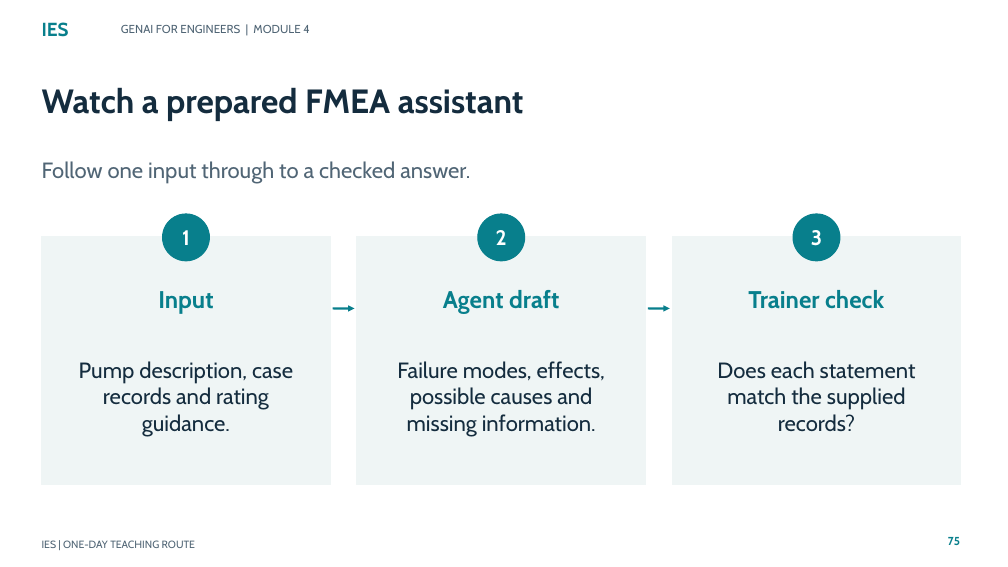
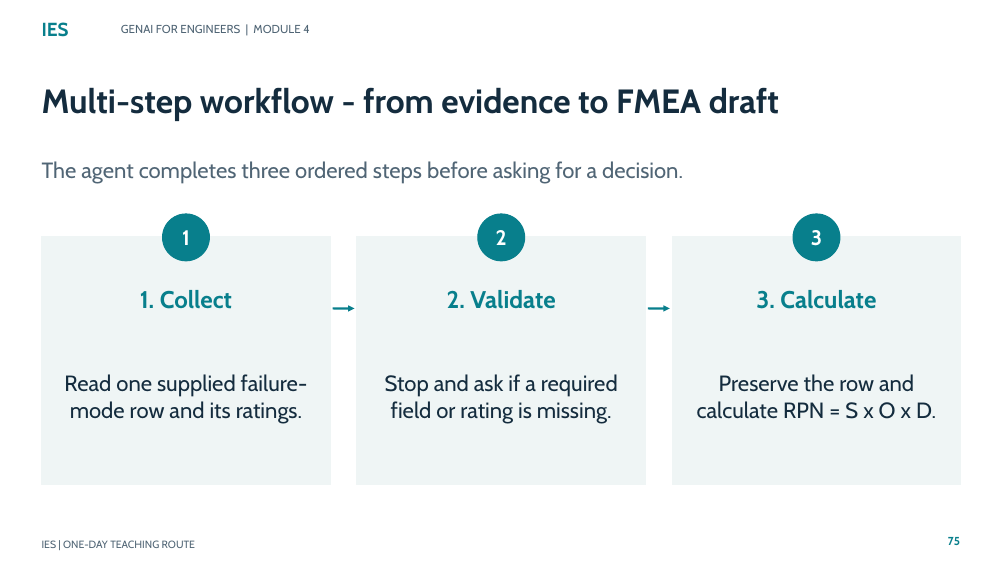
Before and after one commit to tertiarycourses/IES-GenAI-for-Engineers, a slide deck: slide 75 of courseware/Slides/IES-GenAI-for-Engineers.pptx. Drawn at 1008x567 pixels with LibreOffice and Linux fonts; fonts in the diff are those of the drawing. Boxes give left, top, right and bottom in pixels: in the first picture for what was removed or moved away, otherwise in the second. Text is boxed around its words. In the diff, an @@ line names an element or a change of style, - is before the commit and + after.

Commit message:
feat: add LO4 multi-step Copilot Agent workflow

```diff
--- a/courseware/Slides/IES-GenAI-for-Engineers.pptx
+++ b/courseware/Slides/IES-GenAI-for-Engineers.pptx
@@ text at (42, 87, 779, 121): text changed @@
-Watch a prepared FMEA assistant
+Multi-step workflow - from evidence to FMEA draft
@@ text at (42, 161, 683, 184): text changed @@
-Follow one input through to a checked answer.
+The agent completes three ordered steps before asking for a decision.
@@ text at (140, 290, 232, 309): text changed @@
-Input
+1. Collect
@@ text at (447, 290, 555, 309): text changed @@
-Agent draft
+2. Validate
@@ text at (756, 290, 876, 309): text changed @@
-Trainer check
+3. Calculate
@@ text at (64, 374, 308, 424): text changed @@
-Pump description, case records and rating guidance.
+Read one supplied failure-mode row and its ratings.
@@ text at (385, 374, 618, 424): text changed @@
-Failure modes, effects, possible causes and missing information.
+Stop and ask if a required field or rating is missing.
@@ text at (697, 374, 936, 419): text changed @@
-Does each statement match the supplied records?
+Preserve the row and calculate RPN = S x O x D.
```
Also in this commit, not shown: 137 other slides changed, 17 slides added, 5 slides removed, 11 other files.
